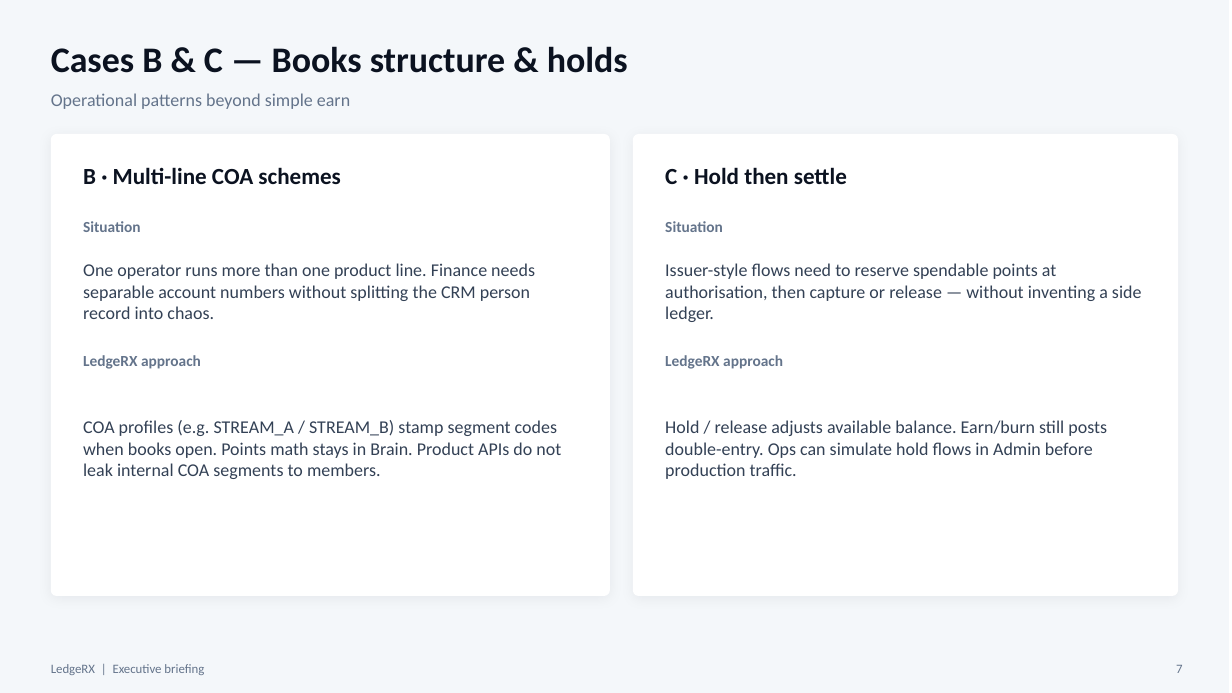
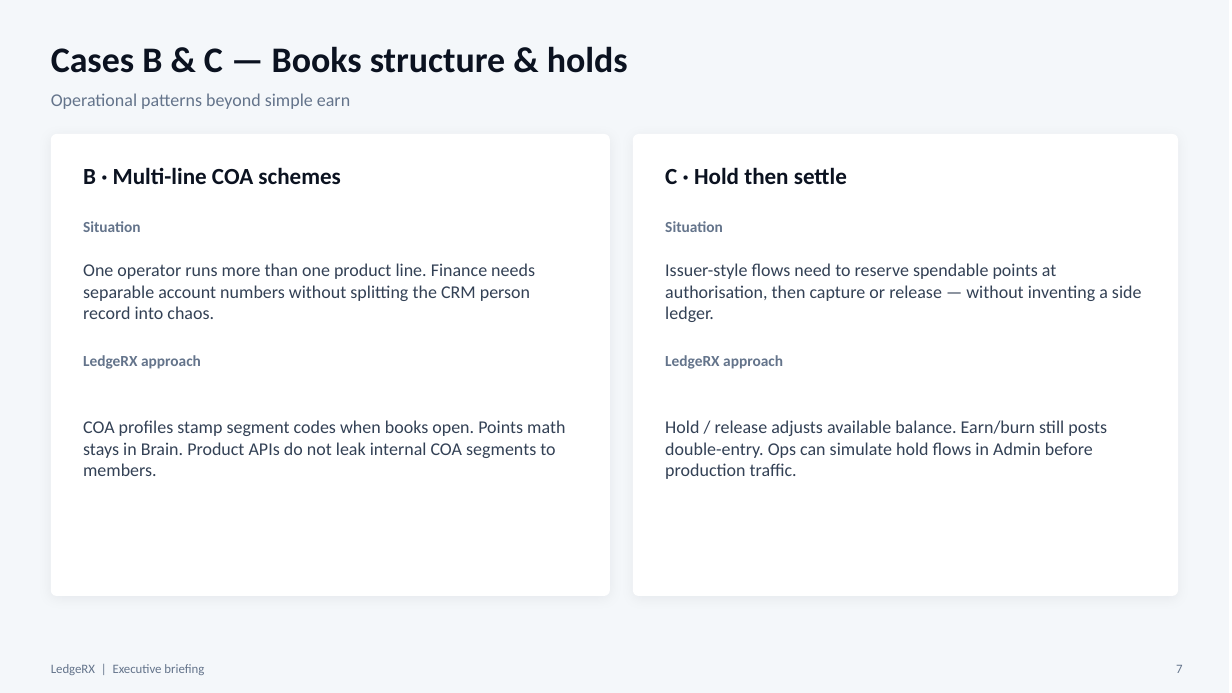
Before and after one commit to yky32/ledger-engine, a slide deck: slide 7 of docs/decks/LedgeRX-Executive-Briefing-v2.pptx. Drawn at 1232x693 pixels with LibreOffice and Linux fonts; fonts in the diff are those of the drawing. Boxes give left, top, right and bottom in pixels: in the first picture for what was removed or moved away, otherwise in the second. Text is boxed around its words. In the diff, an @@ line names an element or a change of style, - is before the commit and + after.

```diff
--- a/docs/decks/LedgeRX-Executive-Briefing-v2.pptx
+++ b/docs/decks/LedgeRX-Executive-Briefing-v2.pptx
@@ text at (83, 420, 565, 476): text changed @@
-COA profiles (e.g. STREAM_A / STREAM_B) stamp segment codes when books open. Points math stays in Brain. Product APIs do not leak internal COA segments to members.
+COA profiles stamp segment codes when books open. Points math stays in Brain. Product APIs do not leak internal COA segments to members.
```
Also in this commit, not shown: 8 other slides changed, 2 slides added, 1 other file.
